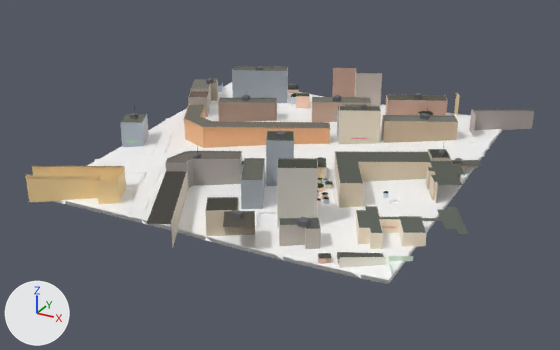
Before and after pictures for a commit that changed the glTF model public/tiles/0/-6_-11.glb.
Camera for both pictures: a 50 mm lens placed at (-1159.0, 2219.0, 331.0), pointed at (-1404.0, 2666.0, 107.0). The axes (+X, +Y, +Z) are drawn at lower left. The lights are the same throughout. The first picture is the older version. Where no turn or scale is listed for an object, it has been applied to the vertices. Vertices at exactly the same position are counted once.

The scene before the commit, as lines of its bpy script (objects in view):
```python
me_t0__6__11 = bpy.data.meshes.new('t0_-6_-11')
me_t0__6__11.from_pydata(...)  # 12358 vertices, 19066 faces; spans x -147.0..147.0, y -145.0..145.0, z -25.0..25.0
me_t0__6__11.materials.append(mat_terrain)
me_t0__6__11.materials.append(mat_mark_a)
me_t0__6__11.materials.append(mat_mark_c)
me_t0__6__11.materials.append(mat_asphalt)
me_t0__6__11.materials.append(mat_pavement)
me_t0__6__11.materials.append(mat_curb)
me_t0__6__11.materials.append(mat_sidewalk)
me_t0__6__11.materials.append(mat_crossing)
me_t0__6__11.materials.append(mat_grass)
me_t0__6__11.materials.append(mat_facade_tuff)
me_t0__6__11.materials.append(mat_wall)
me_t0__6__11.materials.append(mat_facade)
me_t0__6__11.materials.append(mat_shop)
me_t0__6__11.materials.append(mat_facade_house)
me_t0__6__11.materials.append(mat_roof)
me_t0__6__11.materials.append(mat_neon)
me_t0__6__11.materials.append(mat_facade_modern)
me_t0__6__11.materials.append(mat_fence)
ob_t0__6__11 = bpy.data.objects.new('t0_-6_-11', me_t0__6__11)
ob_t0__6__11.location = (-1400.2, 2678.4, 128.4)
```
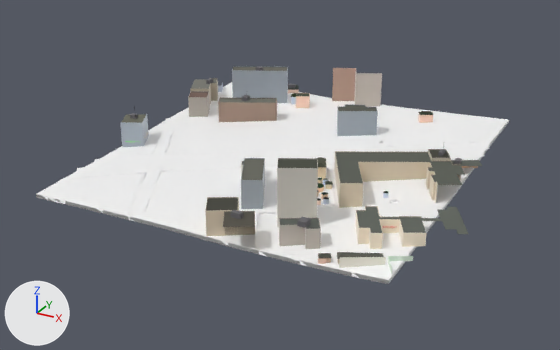
Where the newer file only moved an object's origin or applied its transform, the numbers keep the older frame.

Boxes (x1, y1, x2, y2) around the edits, measured in the pictures (560 x 350 px; the box of a moved part takes in the faces that stretch with it):
't0_-6_-11', reshaped (7% narrower): before (25, 66, 535, 284); after (36, 66, 509, 284)
part 1 of me_t0__6__11, deleted: before (25, 93, 535, 204)
part 2 of me_t0__6__11, cut back: before (137, 106, 458, 247); after (137, 151, 327, 235)
part 3 of me_t0__6__11, moved or reshaped: (157, 79, 232, 143) in both

Edits to the bpy script that builds the scene:
```text
Change me_t0__6__11:
    used by ob_t0__6__11; location = (-1400.2, 2678.4, 128.4)
    remove me_t0__6__11.from_pydata(...)  # 12358 vertices, 19066 faces; spans x -147.0..147.0, y -145.0..145.0, z -25.0..25.0
    add me_t0__6__11.from_pydata(...)  # 11722 vertices, 18376 faces; spans x -147.0..147.0, y -129.0..145.0, z -25.0..22.0
    me_t0__6__11 part 1: 38 loose pieces with 456 vertices, spanning x -140.0..141.0, y -129.0..143.0, z -23.0..25.0, are deleted
    me_t0__6__11 part 2: 21 vertices moved within x -50.0..38.0, y -120.0..4.0, z -19.0..2.0; 184 vertices removed from x -91.0..96.0, y -145.0..92.0, z -21.0..16.0; 3 vertices added at x -91.0..42.0, y -64.0..41.0, z -19.0..-10.0
    me_t0__6__11 part 3: 26 vertices moved within x -133.0..-109.0, y -10.0..122.0, z -16.0..3.0; 2 vertices removed from x -131.0..-92.0, y 41.0..87.0, z -15.0..-12.0; 3 vertices added at x -131.0..-92.0, y 41.0..88.0, z -14.0..-12.0
    remove me_t0__6__11.materials.append(mat_facade_tuff)
```
